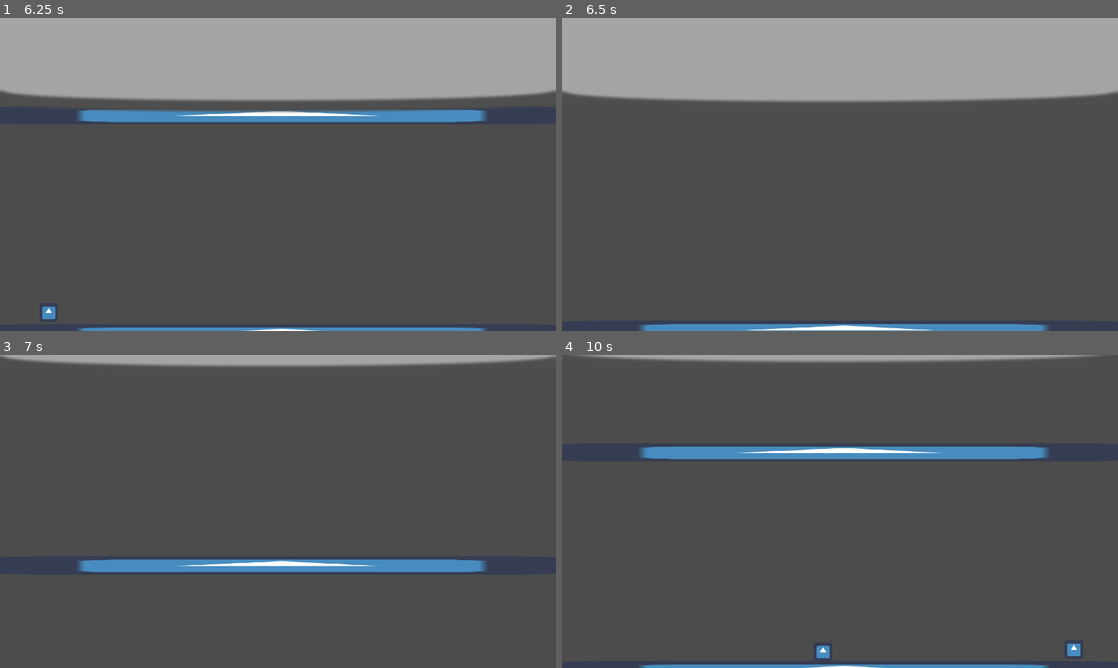
Above: before the commit, frames 1-4 (two rows, left to right).
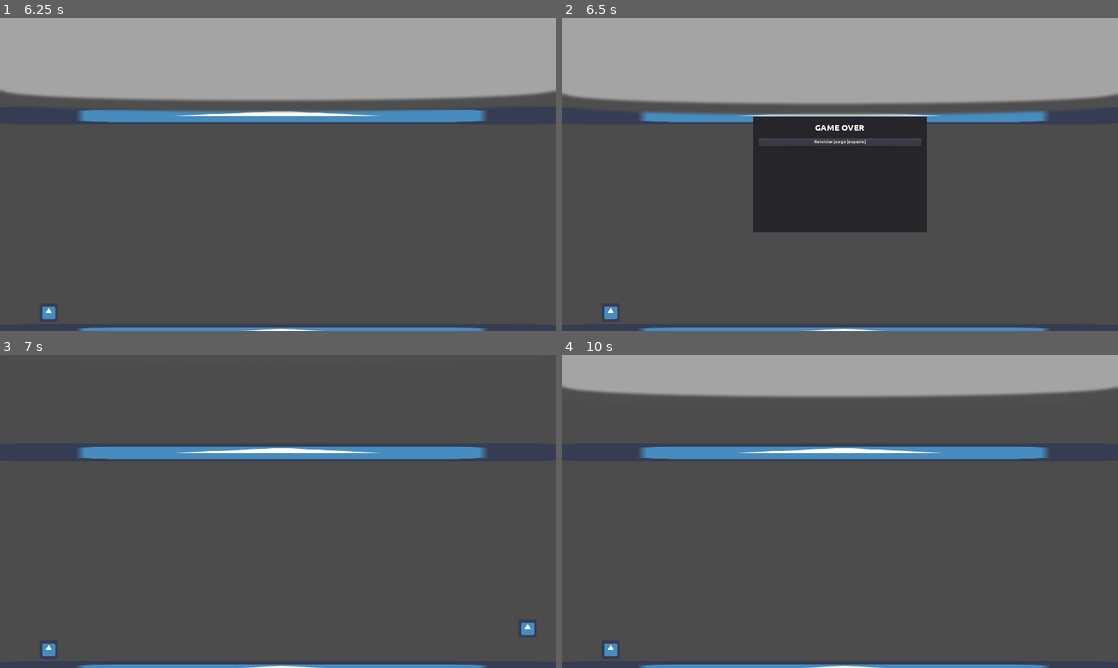
Above: after the commit, the same moments.

Repository: moisesjbc/a-la-cama
Game: Godot game, scene res://gameplay/main/main.tscn
Same seed, same stepped clock (60 frames per second), same inputs: the game is played once before the commit and once after it. The engine's default icon, where the game draws it, is replaced by a stand-in: a white triangle on a blue panel in a dark square.
Inputs (mouse positions are in pixels of both pictures, inside the frame that each line leads up to):
- Up to frame 1 (6.25 s): tap Enter at 0.5 s; hold D (ui_right) 0.53-2.03 s; tap Space at 0.6, 0.77, 1.07, 1.35, 1.52, 1.82, 2.1, 2.85, 3.02, 3.32, 3.6, 3.77, 4.07, 4.35, 4.52, 4.82, 5.1, 5.85, 6.02 s; hold A (ui_left) 2.03-2.78 s; hold D (ui_right) 2.78-4.28 s; hold A (ui_left) 4.28-5.03 s; hold D (ui_right) 5.03-5.78 s; hold A (ui_left) from 5.78 s (still down)
- Up to frame 2 (6.5 s): keep holding A (ui_left); tap Space at 6.32 s
- Up to frame 3 (7 s): release A (ui_left) at 6.5 s; click (278, 480) at 6.5 s, where only the run after the commit has a clickable "Reiniciar juego [espacio]"
- Up to frame 4 (10 s): hold A (ui_left) 7.28-8.03 s; tap Space at 7.35, 7.52, 7.82, 8.1, 8.27, 8.57, 8.85, 9.6, 9.77 s; hold D (ui_right) from 8.03 s (still down)

Frame 1 is identical in both runs. In frame 2, 15% of the frame differs, in the area x 0-100%, y 23-100%; in frame 3, 9.9%; in frame 4, 12%.

Commit message:
Add game over screen

Diff:
--- /dev/null
+++ b/godot-project/gameplay/gui/game_over/game_over.gd
@@ -0,0 +1,21 @@
+extends CenterContainer
+
+
+func start():
+	visible = true
+	get_tree().paused = true
+
+
+func stop():
+	visible = false
+	get_tree().paused = false
+
+
+func _on_restart_button_pressed():
+	stop()
+	get_tree().change_scene("res://gameplay/main/main.tscn")
+
+
+func _input(event):
+	if visible and event is InputEventKey and not event.pressed and event.scancode == KEY_SPACE:
+		_on_restart_button_pressed()
--- /dev/null
+++ b/godot-project/gameplay/gui/game_over/game_over.tscn
@@ -0,0 +1,52 @@
+[gd_scene load_steps=5 format=2]
+
+[ext_resource path="res://fonts/Ubuntu-B.ttf" type="DynamicFontData" id=1]
+[ext_resource path="res://gui/button/button.tscn" type="PackedScene" id=2]
+[ext_resource path="res://gameplay/gui/game_over/game_over.gd" type="Script" id=3]
+
+[sub_resource type="DynamicFont" id=1]
+size = 30
+font_data = ExtResource( 1 )
+
+[node name="game_over" type="CenterContainer"]
+pause_mode = 2
+anchor_right = 1.0
+anchor_bottom = 1.0
+script = ExtResource( 3 )
+
+[node name="panel" type="Panel" parent="."]
+margin_left = 660.0
+margin_top = 340.0
+margin_right = 1260.0
+margin_bottom = 740.0
+rect_min_size = Vector2( 600, 400 )
+
+[node name="margin_container" type="MarginContainer" parent="panel"]
+anchor_right = 1.0
+anchor_bottom = 1.0
+custom_constants/margin_right = 20
+custom_constants/margin_top = 20
+custom_constants/margin_left = 20
+custom_constants/margin_bottom = 20
+
+[node name="vertical_container" type="VBoxContainer" parent="panel/margin_container"]
+margin_left = 20.0
+margin_top = 20.0
+margin_right = 580.0
+margin_bottom = 380.0
+custom_constants/separation = 20
+
+[node name="tile" type="Label" parent="panel/margin_container/vertical_container"]
+margin_right = 560.0
+margin_bottom = 34.0
+custom_fonts/font = SubResource( 1 )
+text = "GAME OVER"
+align = 1
+
+[node name="restart_button" parent="panel/margin_container/vertical_container" instance=ExtResource( 2 )]
+margin_top = 54.0
+margin_right = 560.0
+margin_bottom = 79.0
+text = "Reiniciar juego [espacio]"
+
+[connection signal="pressed" from="panel/margin_container/vertical_container/restart_button" to="." method="_on_restart_button_pressed"]
--- a/godot-project/gameplay/levels/levels.gd
+++ b/godot-project/gameplay/levels/levels.gd
@@ -9,12 +9,12 @@
 signal player_reached_bed
 
 func _ready():
-	get_child(0).connect("player_reached_bed", self, "next_level")
+	get_child(0).connect("player_reached_bed", self, "_on_player_reached_bed")
 
 
 func next_level():
 	player.visible = false
-	get_child(0).disconnect("player_reached_bed", self, "next_level")
+	get_child(0).disconnect("player_reached_bed", self, "_on_player_reached_bed")
 	emit_signal("player_reached_bed")
 
 	# Load next level
@@ -32,6 +32,14 @@
 	level_distance = distance_between_levels
 
 
+func _on_player_reached_bed():
+	next_level()
+
+
+func _on_moon_moon_collided():
+	player.destroy()
+
+
 func _process(delta):
 	if level_distance > 0:
 		var offset = min(LEVEL_CHANGING_SPEED * delta, level_distance)
--- a/godot-project/gameplay/main/main.gd
+++ b/godot-project/gameplay/main/main.gd
@@ -1,25 +1,17 @@
-extends Node2D
+extends Node
 
 
-# Declare member variables here. Examples:
-# var a = 2
-# var b = "text"
-
-
-# Called when the node enters the scene tree for the first time.
 func _ready():
 	$levels.player = $player
-	pass # Replace with function body.
-
-
-# Called every frame. 'delta' is the elapsed time since the previous frame.
-#func _process(delta):
-#	pass
 
 
 func _on_moon_moon_collided():
-	$levels.next_level()
+	$levels._on_moon_moon_collided()
 
 
 func _on_levels_player_reached_bed():
 	$moon.restart()
+
+
+func _on_player_player_died():
+	$gui/game_over.start()
--- a/godot-project/gameplay/main/main.tscn
+++ b/godot-project/gameplay/main/main.tscn
@@ -1,11 +1,12 @@
-[gd_scene load_steps=5 format=2]
+[gd_scene load_steps=6 format=2]
 
 [ext_resource path="res://gameplay/player/player.tscn" type="PackedScene" id=1]
 [ext_resource path="res://gameplay/levels/levels.tscn" type="PackedScene" id=2]
 [ext_resource path="res://gameplay/main/main.gd" type="Script" id=3]
 [ext_resource path="res://gameplay/moon/moon.tscn" type="PackedScene" id=4]
+[ext_resource path="res://gameplay/gui/game_over/game_over.tscn" type="PackedScene" id=5]
 
-[node name="main" type="Node2D"]
+[node name="main" type="Node"]
 script = ExtResource( 3 )
 
 [node name="player" parent="." instance=ExtResource( 1 )]
@@ -15,5 +16,13 @@
 
 [node name="moon" parent="." instance=ExtResource( 4 )]
 
+[node name="gui" type="Control" parent="."]
+anchor_right = 1.0
+anchor_bottom = 1.0
+
+[node name="game_over" parent="gui" instance=ExtResource( 5 )]
+visible = false
+
+[connection signal="player_died" from="player" to="." method="_on_player_player_died"]
 [connection signal="player_reached_bed" from="levels" to="." method="_on_levels_player_reached_bed"]
 [connection signal="moon_collided" from="moon" to="." method="_on_moon_moon_collided"]
--- a/godot-project/gameplay/player/player.gd
+++ b/godot-project/gameplay/player/player.gd
@@ -6,6 +6,9 @@
 export var JUMP_SPEED: int = 500
 
 var vertical_speed = 0
+
+signal player_died
+
 
 func _physics_process(delta):
 	var velocity: Vector2 = Vector2.ZERO
@@ -27,3 +30,7 @@
 
 	# Apply movement
 	move_and_slide(velocity, UP)
+
+
+func destroy():
+	emit_signal("player_died")
--- /dev/null
+++ b/godot-project/gui/button/button.tscn
@@ -0,0 +1,11 @@
+[gd_scene load_steps=3 format=2]
+
+[ext_resource path="res://fonts/Ubuntu-B.ttf" type="DynamicFontData" id=1]
+
+[sub_resource type="DynamicFont" id=1]
+font_data = ExtResource( 1 )
+
+[node name="button" type="Button"]
+margin_right = 12.0
+margin_bottom = 20.0
+custom_fonts/font = SubResource( 1 )
Binary file added: godot-project/fonts/Ubuntu-B.ttf
